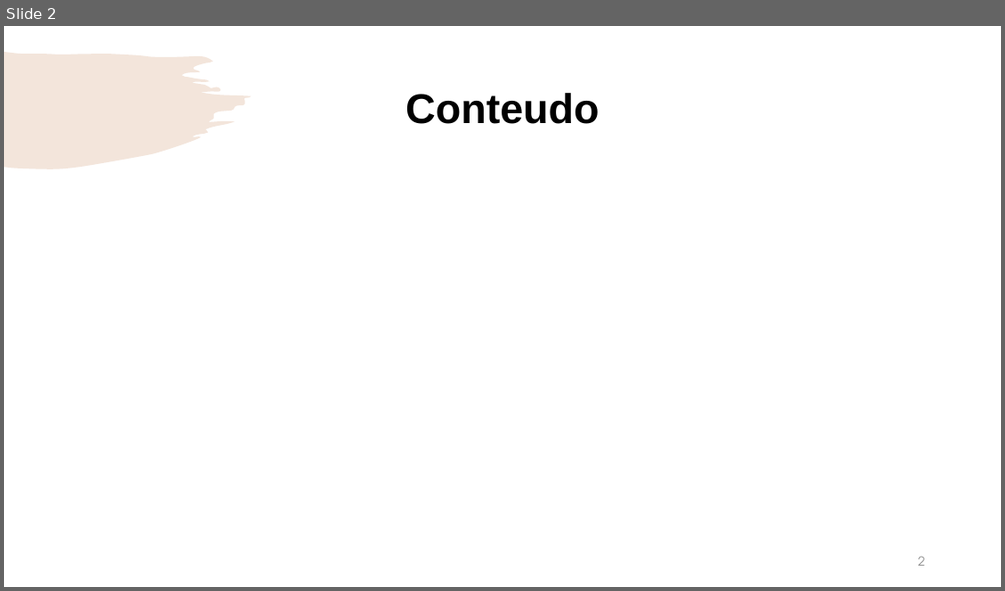
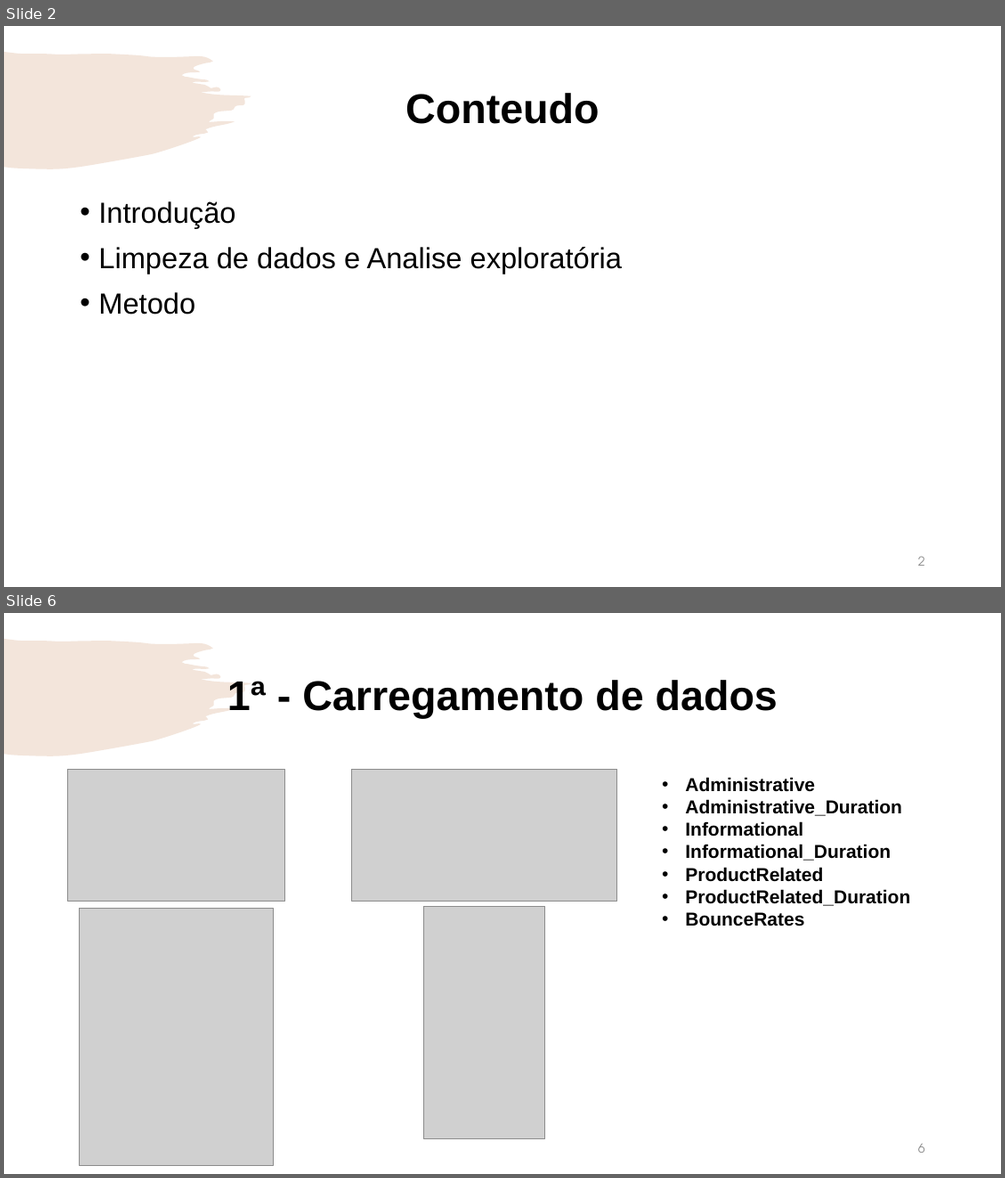
Before and after one commit to Rendrick27/Online_Shoppers_Purchasing, a slide deck: Main/Machine Learning.pptx. Shown one above the other, each under a label of ours: slide 2 before the commit, slides 2 and 6 after it; the slides between them are not shown. The pictures are 1005x591 and 1005x1178 pixels, drawn with LibreOffice and Linux fonts; fonts in the diff are those of the drawing; grey boxes stand for pictures; background and template pictures are left out. Boxes give left, top, right and bottom in pixels: in the first picture for what was removed or moved away, otherwise in the second. Text is boxed around its words. In the diff, an @@ line names an element or a change of style, - is before the commit and + after.

```diff
--- a/Main/Machine Learning.pptx
+++ b/Main/Machine Learning.pptx
@@ slide 6 added at bbox=[4, 613, 1001, 1174], background #FFFFFF; not listed: 1 template element that a slide beside it also shows @@
@@ title added at bbox=[227, 680, 777, 718], 40 pt, text #000000, bold @@
+1ª - Carregamento de dados
@@ picture added at bbox=[68, 770, 285, 900] @@
@@ picture added at bbox=[352, 770, 617, 900] @@
@@ text added at bbox=[685, 777, 910, 926], 18 pt, text #000000, bold @@
+  • Administrative
+  • Administrative_Duration
+  • Informational
+  • Informational_Duration
+  • ProductRelated
+  • ProductRelated_Duration
+  • BounceRates
@@ picture added at bbox=[424, 906, 545, 1139] @@
@@ picture added at bbox=[80, 908, 273, 1166] @@
@@ page number added at bbox=[918, 1143, 925, 1152], 12 pt, text #8C8C8C @@
+6
@@ slide 2 changed as well @@
@@ text added at bbox=[98, 201, 623, 314], 28 pt, text #000000 @@
+• Introdução
+• Limpeza de dados e Analise exploratória
+• Metodo
```
Also in this commit, not shown: 2 other slides changed, 5 other slides added.
